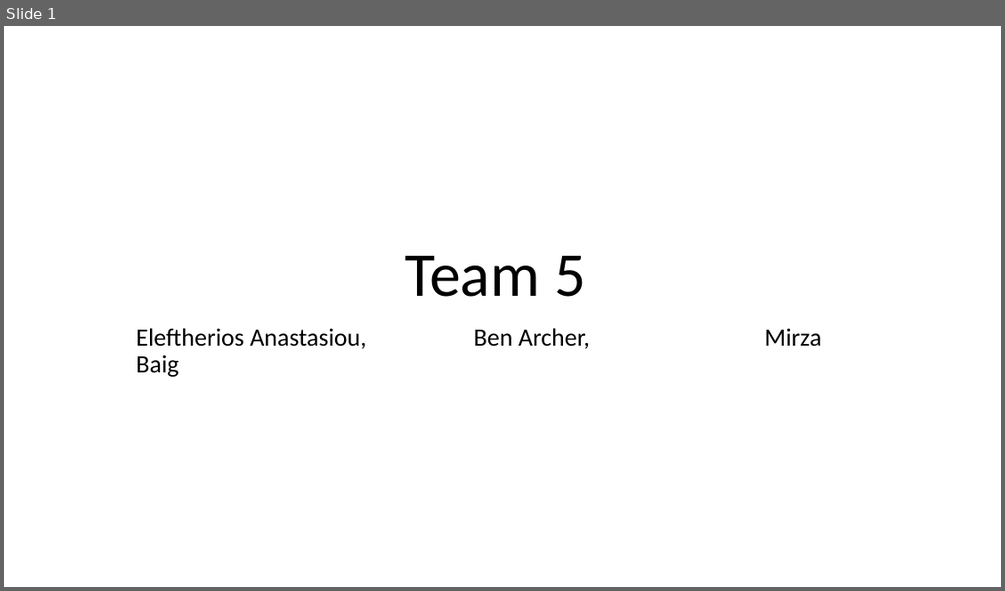
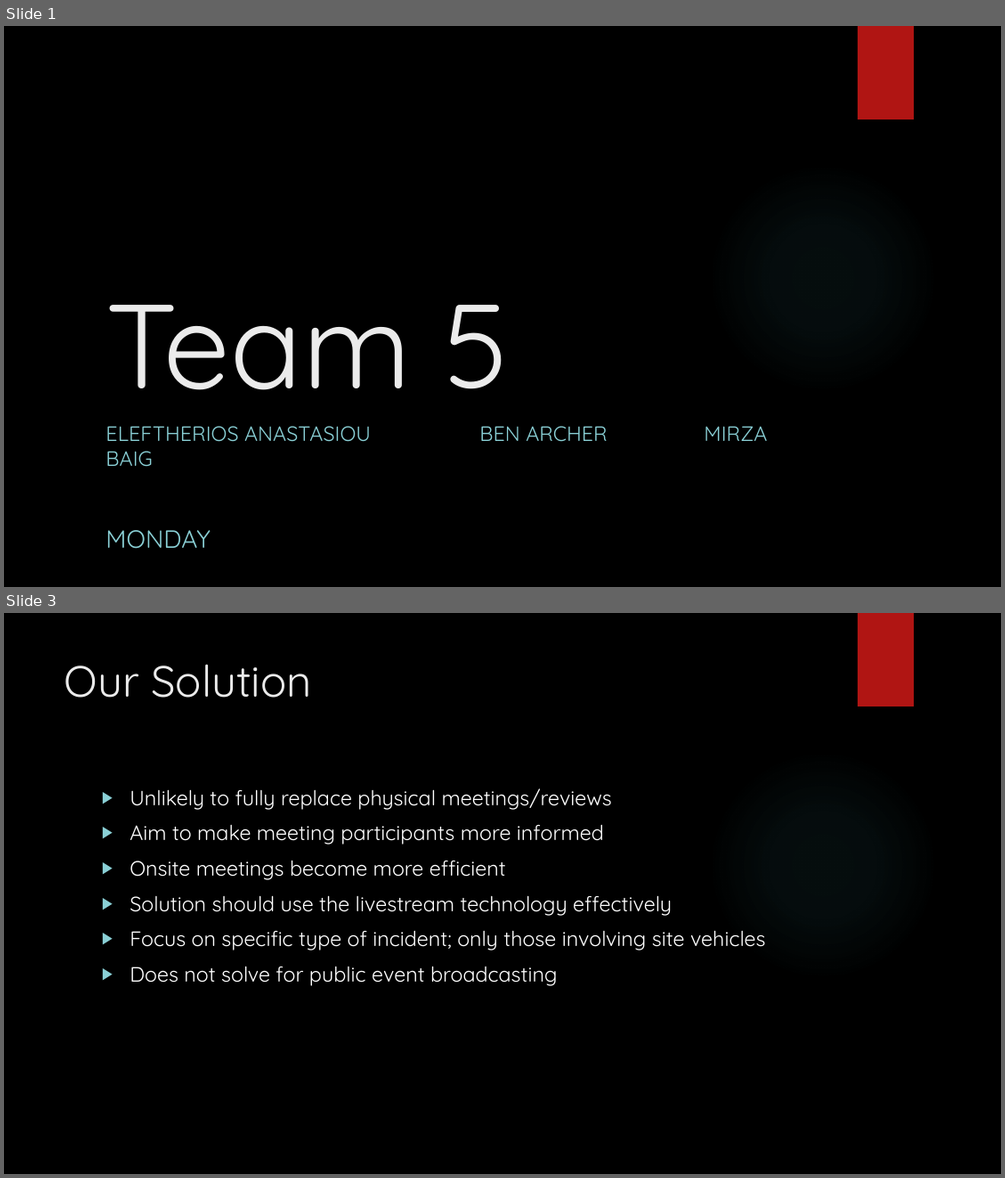
Before and after one commit to Archer-Ben/IndustryProject, a slide deck: Team 5 team project.pptx. Shown one above the other, each under a label of ours: slide 1 before the commit, slides 1 and 3 after it; the slides between them are not shown. The pictures are 1005x591 and 1005x1178 pixels, drawn with LibreOffice and Linux fonts; fonts in the diff are those of the drawing; background and template pictures are left out. Boxes give left, top, right and bottom in pixels: in the first picture for what was removed or moved away, otherwise in the second. Text is boxed around its words. In the diff, an @@ line names an element or a change of style, - is before the commit and + after.

```diff
--- a/Team 5 team project.pptx
+++ b/Team 5 team project.pptx
@@ slide 3 added at <box>4,613,1001,1174</box>, background picture (left out); not listed: 2 template elements that a slide beside it also shows @@
@@ title added at <box>65,664,311,698</box>, 42 pt, text #EBEBEB @@
+Our Solution
@@ text added at <box>129,788,766,986</box>, 20 pt, text #FFFFFF @@
+▶ Unlikely to fully replace physical meetings/reviews
+▶ Aim to make meeting participants more informed
+▶ Onsite meetings become more efficient
+▶ Solution should use the livestream technology effectively
+▶ Focus on specific type of incident; only those involving site vehicles
+▶ Does not solve for public event broadcasting
@@ slide 1 changed as well @@
@@ background #FFFFFF to picture (left out) @@
@@ rectangle added at <box>858,26,914,119</box>, fill #B01513 @@
@@ title "Team 5": place and size @@
-title "Team 5" at <box>404,256,585,297</box>
+title "Team 5" at <box>105,305,510,390</box>
@@ title "Team 5" at <box>105,305,510,390</box>: size 60 to 115 pt, font Calibri to Quicksand, text colour #000000 to #EBEBEB; alignment centre to left; line spacing 0.9 to 1 @@
@@ ellipse added at <box>708,163,938,394</box>, fill gradient #50B9C1 @@
@@ subtitle at <box>105,426,767,442</box>: text changed; size 24 to 20 pt; font Calibri to Quicksand; text colour #000000 to #8AD0D6 @@
-Eleftherios Anastasiou, Ben Archer, Mirza Baig
+ELEFTHERIOS ANASTASIOU BEN ARCHER MIRZA BAIG
+MONDAY
```
Also in this commit, not shown: 9 other slides added.
